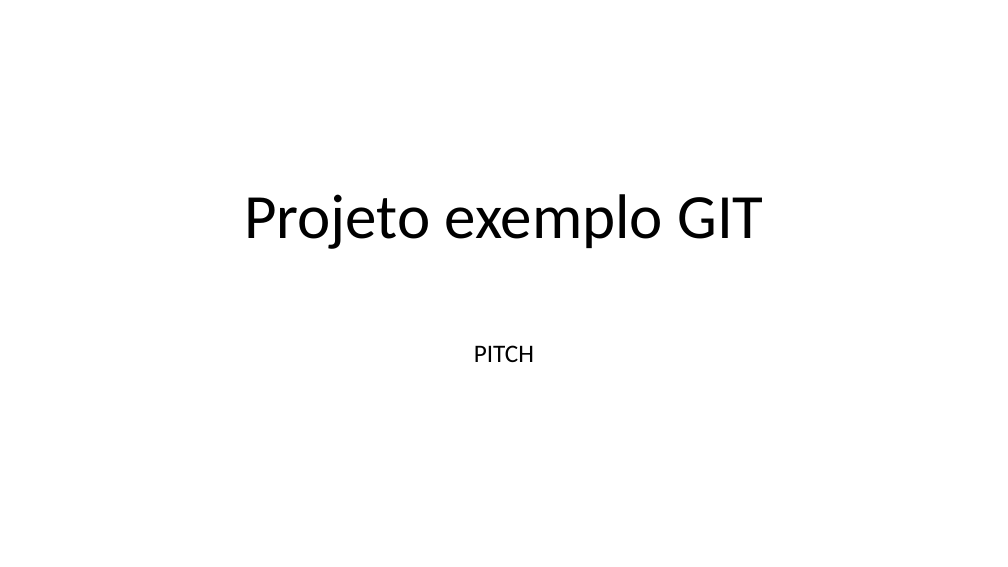
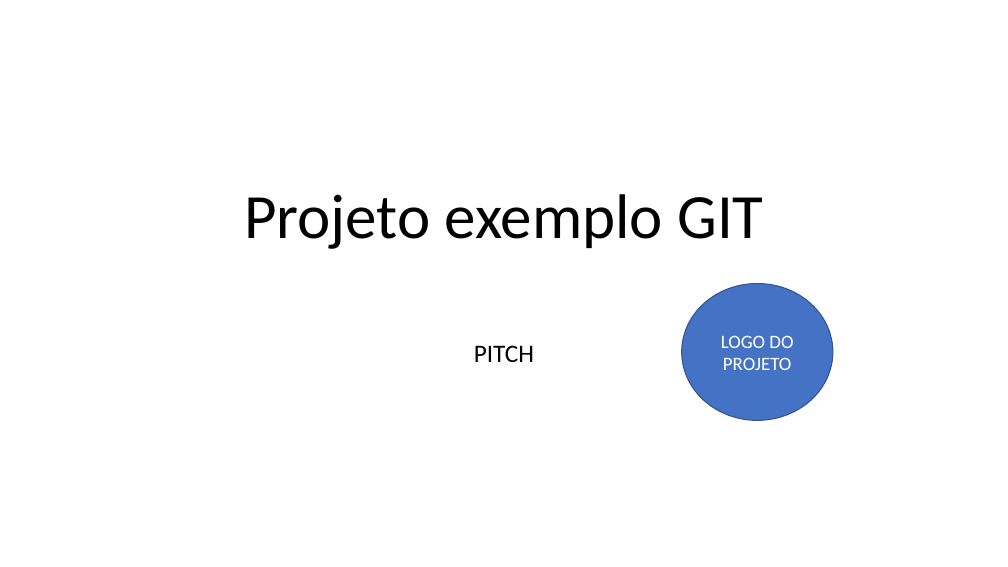
Before and after one commit to RenatoJardimParducci/2TDSPJ-2024-ExemploGit, a slide deck: slide 1 of PastaDocumentos/PITCH.pptx. Drawn at 1008x567 pixels with LibreOffice and Linux fonts; fonts in the diff are those of the drawing. Boxes give left, top, right and bottom in pixels: in the first picture for what was removed or moved away, otherwise in the second. Text is boxed around its words. In the diff, an @@ line names an element or a change of style, - is before the commit and + after.

Commit message:
Versão Final PITCH

```diff
--- a/PastaDocumentos/PITCH.pptx
+++ b/PastaDocumentos/PITCH.pptx
@@ ellipse added at [682,284,833,420], fill #4472C4, outline #325491 1 pt, 18 pt, text #FFFFFF @@
+LOGO DO PROJETO
```
